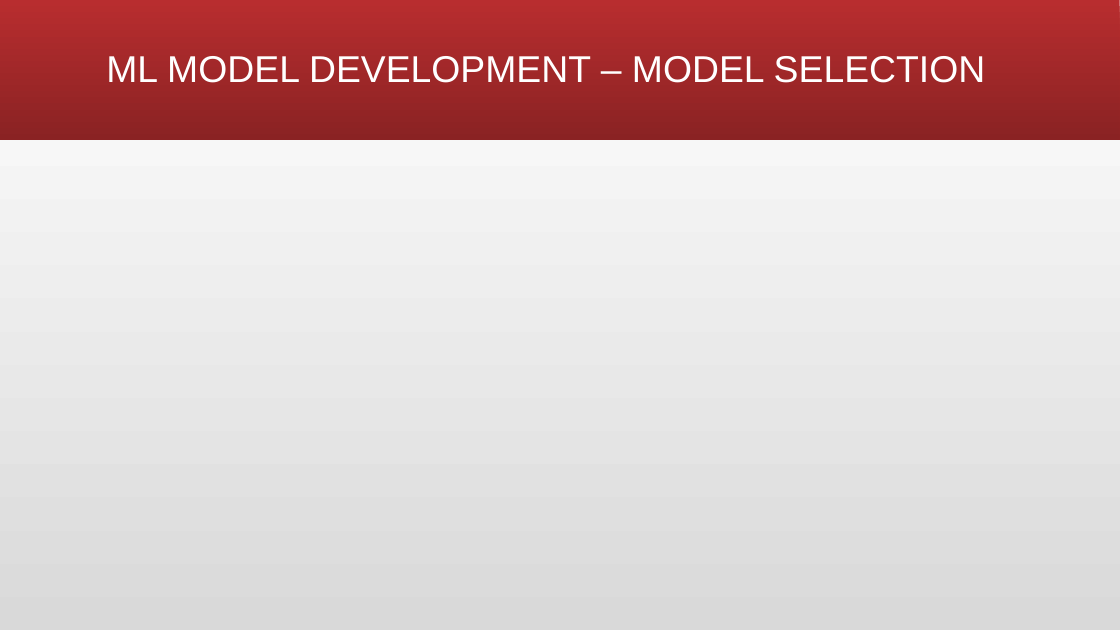
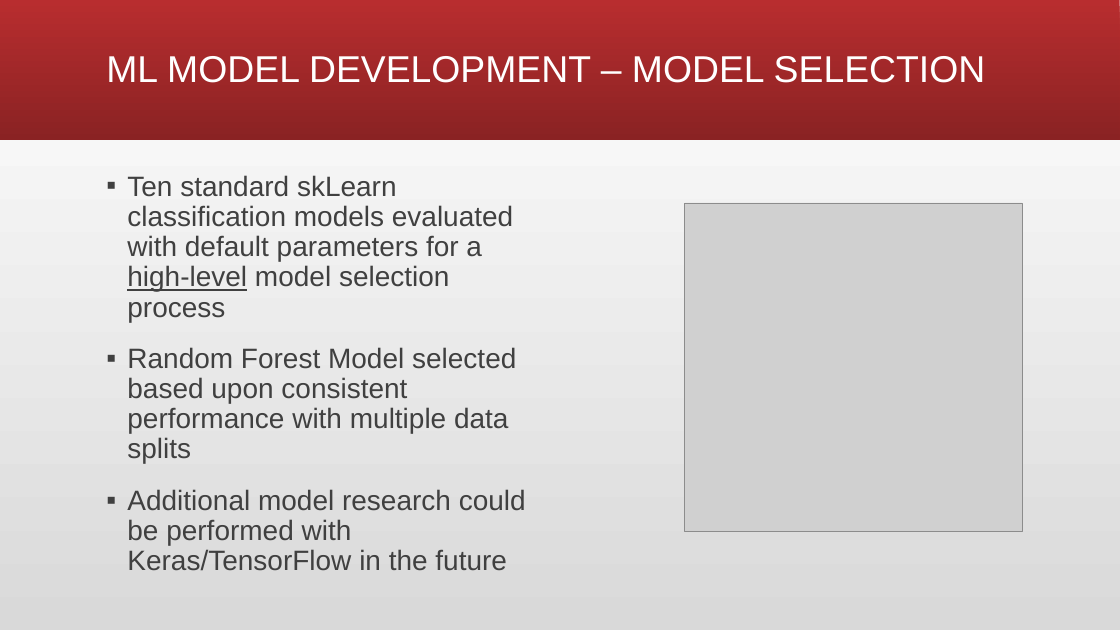
Before and after one commit to larawayn/Heart_Failure_Prediction, a slide deck: slide 7 of Heart Failure Detection.pptx. Drawn at 1120x630 pixels with LibreOffice and Linux fonts; fonts in the diff are those of the drawing; grey boxes stand for pictures. Boxes give left, top, right and bottom in pixels: in the first picture for what was removed or moved away, otherwise in the second. Text is boxed around its words. In the diff, an @@ line names an element or a change of style, - is before the commit and + after.

```diff
--- a/Heart Failure Detection.pptx
+++ b/Heart Failure Detection.pptx
@@ text added at (x1=127, y1=175, x2=526, y2=571), 24 pt, text #404040 @@
+▪ Ten standard skLearn classification models evaluated with default parameters for a high-level model selection process
+▪ Random Forest Model selected based upon consistent performance with multiple data splits
+▪ Additional model research could be performed with Keras/TensorFlow in the future
@@ picture added at (x1=685, y1=203, x2=1022, y2=533) @@
```
Also in this commit, not shown: 3 other slides changed, 1 slide added.
